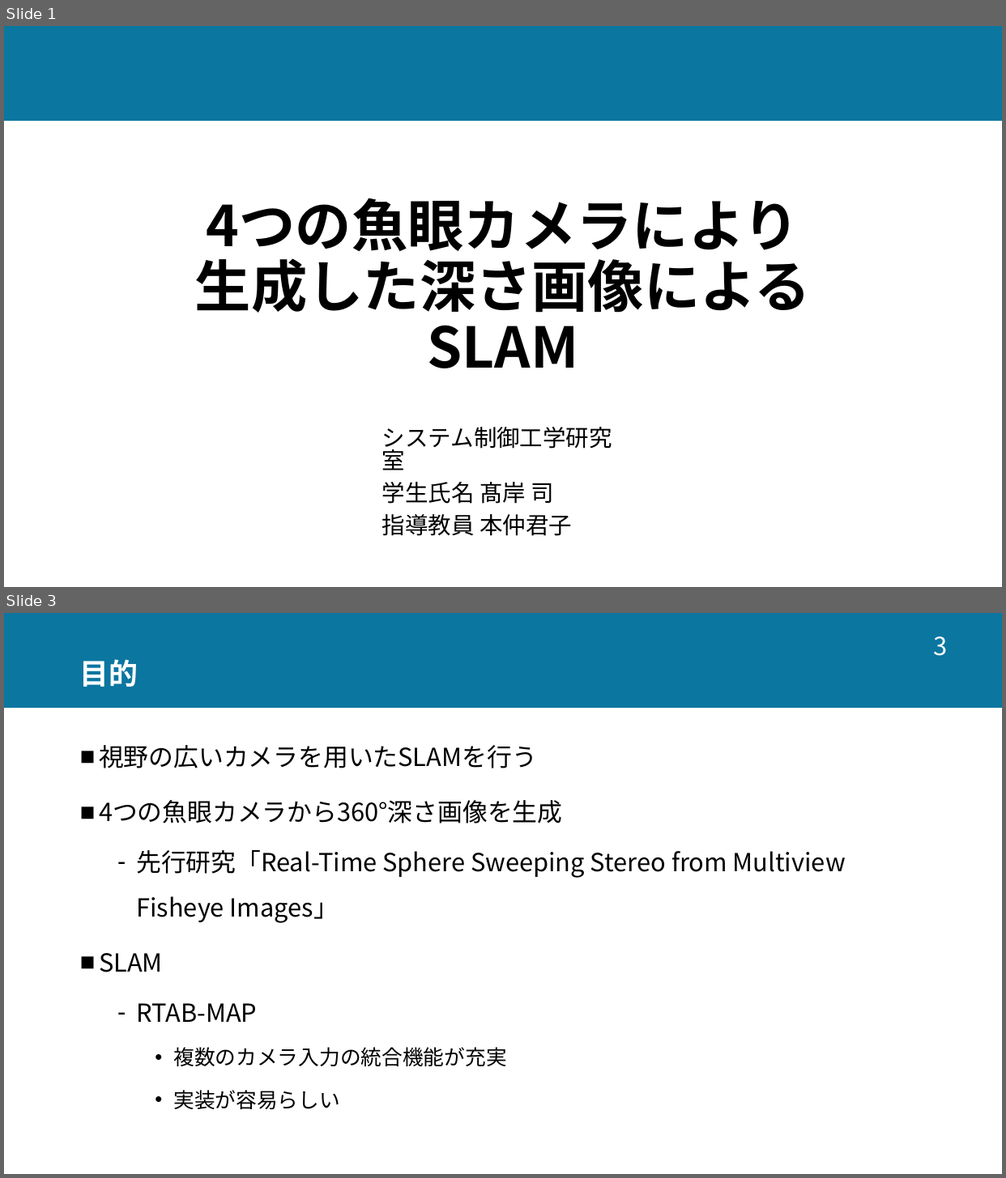
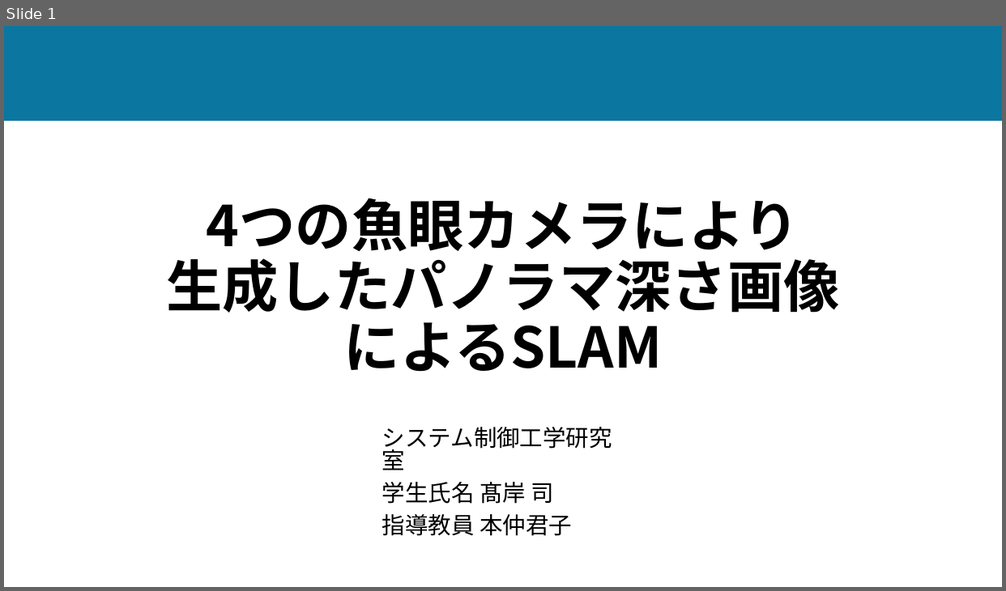
Before and after one commit to tsukasa413/college, a slide deck: Presentation/研究室内発表.pptx. Shown one above the other, each under a label of ours: slides 1 and 3 before the commit, slide 1 after it; the slides between them are not shown. The pictures are 1006x1178 and 1006x591 pixels, drawn with LibreOffice and Linux fonts; fonts in the diff are those of the drawing. Boxes give left, top, right and bottom in pixels: in the first picture for what was removed or moved away, otherwise in the second. Text is boxed around its words. In the diff, an @@ line names an element or a change of style, - is before the commit and + after.

```diff
--- a/Presentation/研究室内発表.pptx
+++ b/Presentation/研究室内発表.pptx
@@ slide 3 removed at box(4, 613, 1002, 1174), background #FFFFFF; not listed: 1 template element that a slide beside it also shows @@
@@ page number removed at box(934, 636, 948, 656) @@
-3
@@ title removed at box(80, 659, 138, 687) @@
-目的
@@ text removed at box(99, 745, 846, 1110) @@
-■ 視野の広いカメラを用いたSLAMを行う
-■ 4つの魚眼カメラから360°深さ画像を生成
-  – 先行研究「Real-Time Sphere Sweeping Stereo from Multiview Fisheye Images」
-■ SLAM
-  – RTAB-MAP
-    • 複数のカメラ入力の統合機能が充実
-    • 実装が容易らしい
@@ slide 1 changed as well @@
@@ title at box(166, 198, 840, 372): text changed @@
-4つの魚眼カメラにより
-生成した深さ画像によるSLAM
+4つの魚眼カメラにより
+生成したパノラマ深さ画像
+によるSLAM
```
Also in this commit, not shown: 2 other slides changed, 14 slides added, 1 other slide removed, 5 other files.
